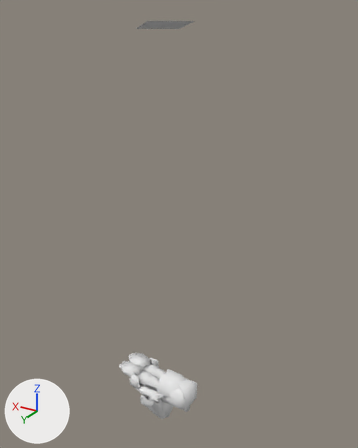
The Blender file Neo_Link_Example/Neo_Link_Child.blend, before and after one commit.
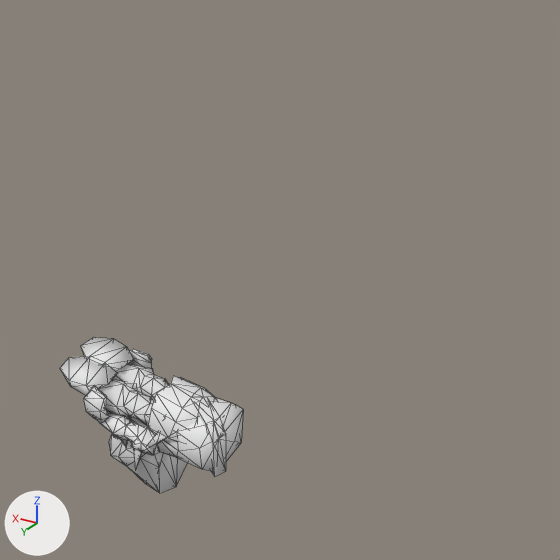
Each version appears first whole from a camera (50 mm lens) standing at (-6.46, 11.39, 11.69) and looking at (0.87, -0.82, 5.59), and next in a close-up on the part from 26% to 93% of the width and 47% to 100% of the height. The lights are fixed; the arrows at lower left show +X, +Y and +Z. The close-ups show mesh edges as thin lines. Materials are left out; every surface is plain grey.

The first close-up shows 'riggedmesh'.
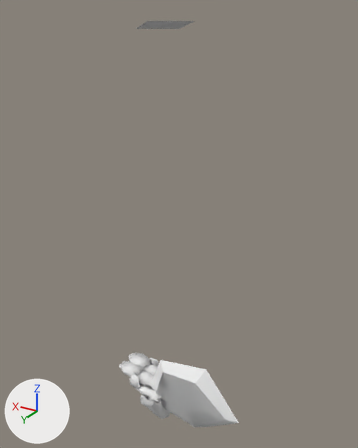
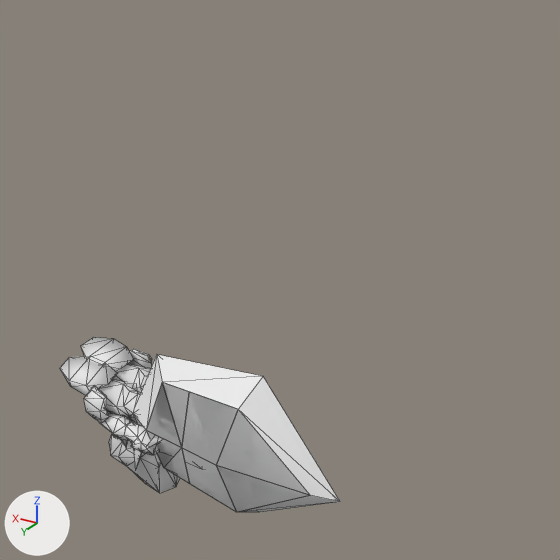
Location of each change, (x1, y1, x2, y2) in pixels of the close-ups (560 x 560 px):
```json
{"object": "Shield.3", "change": "shown", "after": [134, 355, 340, 512]}
{"part": 1, "of": "me_me_06019048_000", "change": "rebuilt", "after": [147, 382, 310, 512], "on screen": "not visible before"}
{"part": 2, "of": "me_me_06019048_000", "change": "rebuilt", "after": [239, 495, 339, 512], "on screen": "not visible before"}
{"part": 3, "of": "me_me_06019048_000", "change": "rebuilt", "after": [135, 355, 162, 430], "on screen": "not visible before"}
{"part": 4, "of": "me_me_06019048_000", "change": "rebuilt", "after": [239, 377, 340, 502], "on screen": "not visible before"}
{"part": 5, "of": "me_me_06019048_000", "change": "rebuilt", "after": [157, 355, 263, 409], "on screen": "not visible before"}
```

The change, as JSON lines over the scene's bpy script:
```json
{"block": "me_me_06019048_000", "where": "# used by ob_shield_3; location = (0.0, 0.0, 0.0)"}
{"op": "remove", "block": "me_me_06019048_000", "code": "me_me_06019048_000.from_pydata(...)  # 52 vertices, 34 faces; spans x -1.83..1.16, y 0.0..0.65, z -1.13..1.07"}
{"op": "add", "block": "me_me_06019048_000", "code": "me_me_06019048_000.from_pydata(...)  # 58 vertices, 38 faces; spans x -2.01..1.31, y -0.01..0.63, z -1.28..1.16"}
{"block": "me_me_06019048_000", "change": "me_me_06019048_000 part 1: the loose piece of 7 vertices spanning x -1.47..0.82, y 0.34..0.58, z -0.85..0.8 is rebuilt with 10 vertices and now spans x -1.61..0.94, y 0.36..0.63, z -0.98..0.86"}
{"block": "me_me_06019048_000", "change": "me_me_06019048_000 part 2: the loose piece of 4 vertices spanning x -1.83..-0.46, y 0.01..0.43, z -1.13..-0.03 is rebuilt with 4 vertices and now spans x -2.01..-0.48, y -0.01..0.46, z -1.28..-0.06"}
{"block": "me_me_06019048_000", "change": "me_me_06019048_000 part 3: the loose piece of 4 vertices spanning x 0.68..1.16, y 0.1..0.51, z -0.03..0.85 is rebuilt with 4 vertices and now spans x 0.78..1.31, y 0.09..0.55, z -0.06..0.92"}
{"block": "me_me_06019048_000", "change": "me_me_06019048_000 part 4: the loose piece of 4 vertices spanning x -1.83..-0.46, y 0.01..0.43, z -0.03..1.07 is rebuilt with 4 vertices and now spans x -2.01..-0.48, y -0.01..0.46, z -0.06..1.16"}
{"block": "me_me_06019048_000", "change": "me_me_06019048_000 part 5: the loose piece of 4 vertices spanning x -0.58..0.92, y 0.01..0.4, z 0.67..1.07 is rebuilt with 4 vertices and now spans x -0.62..1.05, y -0.01..0.42, z 0.72..1.16"}
{"op": "remove", "block": "ob_shield_3", "code": "ob_shield_3.hide_viewport = True"}
```
